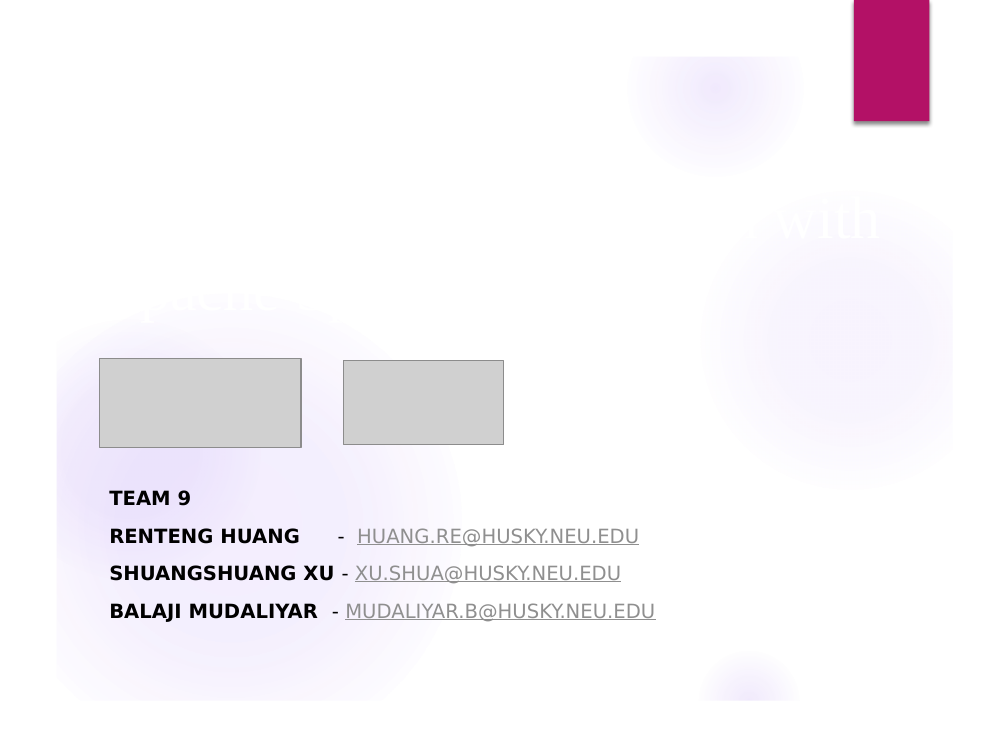
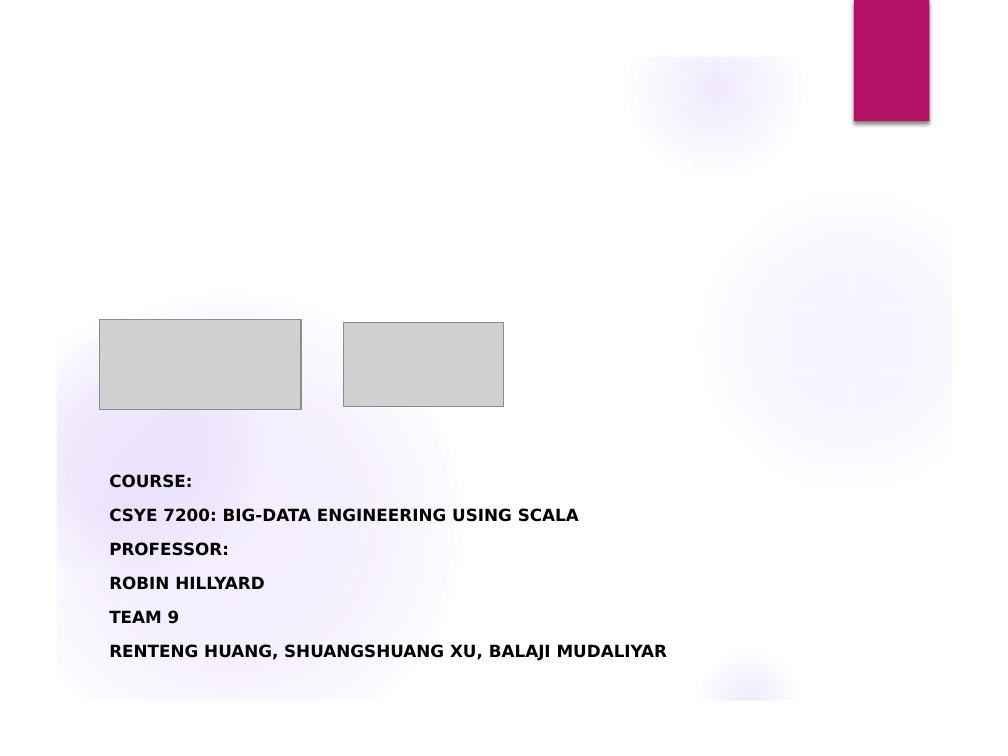
Before and after one commit to yingy4/csye7200-spring2018-group9, a slide deck: slide 1 of Presentation/Planning_Presentation _Team 9.pptx. Drawn at 1008x756 pixels with LibreOffice and Linux fonts; fonts in the diff are those of the drawing; grey boxes stand for pictures; background and template pictures are left out. Boxes give left, top, right and bottom in pixels: in the first picture for what was removed or moved away, otherwise in the second. Text is boxed around its words. In the diff, an @@ line names an element or a change of style, - is before the commit and + after.

Commit message:
update

```diff
--- a/Presentation/Planning_Presentation _Team 9.pptx
+++ b/Presentation/Planning_Presentation _Team 9.pptx
@@ title "London Weather Prediction with Apache ..." rewrapped from [87, 85, 943, 328] to [87, 85, 943, 291] @@
@@ picture: place and size @@
-picture at [99, 358, 300, 448]
+picture at [99, 320, 300, 409]
@@ picture: place and size @@
-picture at [344, 361, 504, 445]
+picture at [344, 323, 504, 406]
@@ subtitle "COURSE:": place and size @@
-subtitle "COURSE:" at [109, 490, 655, 622]
+subtitle "COURSE:" at [109, 474, 668, 661]
@@ subtitle at [109, 474, 579, 589]: paragraphs added @@
+COURSE:
+CSYE 7200: BIG-DATA ENGINEERING USING SCALA
+PROFESSOR:
+ROBIN HILLYARD
@@ subtitle at [109, 610, 180, 624]: size 14 to 12 pt in "TEAM 9" @@
@@ subtitle at [109, 644, 668, 661]: text changed; size 14 to 12 pt; text colour #8F8F8F to #000000; bold on @@
-RENTENG HUANG - HUANG.RE@HUSKY.NEU.EDU
-SHUANGSHUANG XU - XU.SHUA@HUSKY.NEU.EDU
-BALAJI MUDALIYAR - MUDALIYAR.B@HUSKY.NEU.EDU
+RENTENG HUANG, SHUANGSHUANG XU, BALAJI MUDALIYAR
```
Also in this commit, not shown: 3 other slides changed.
